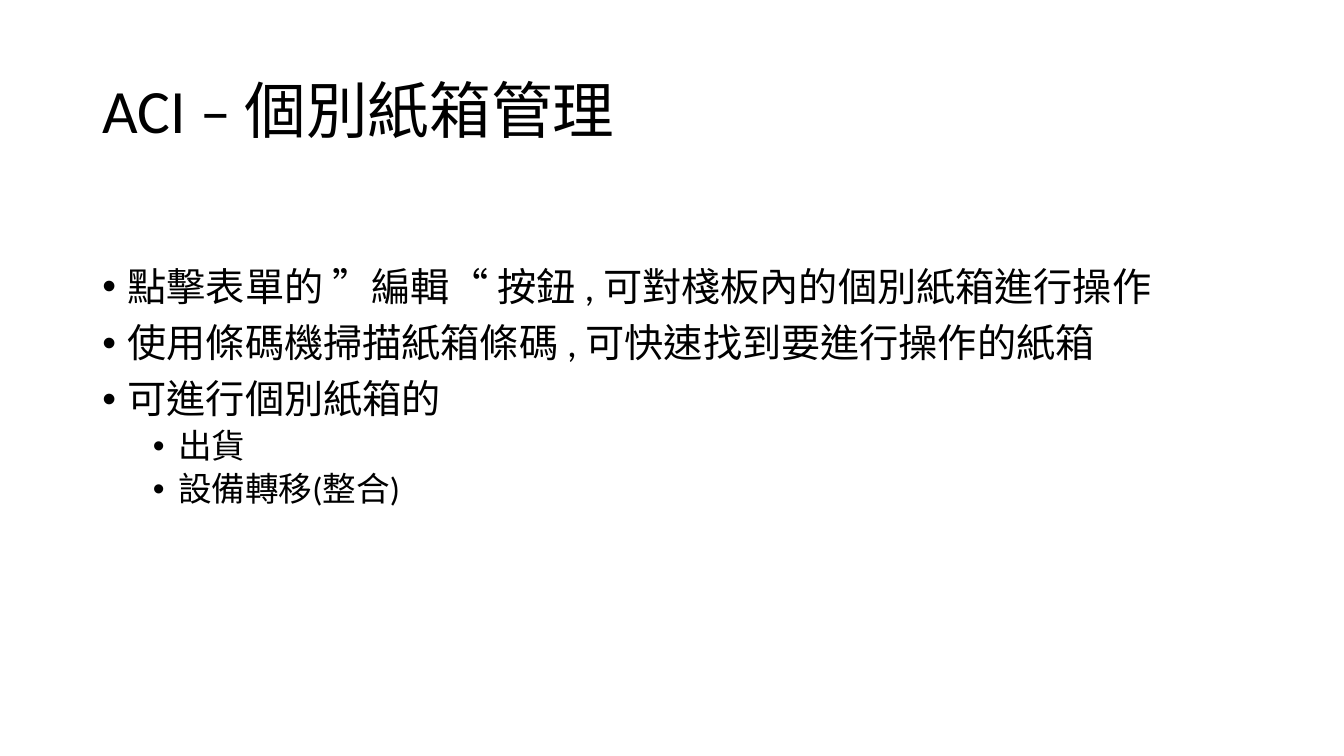
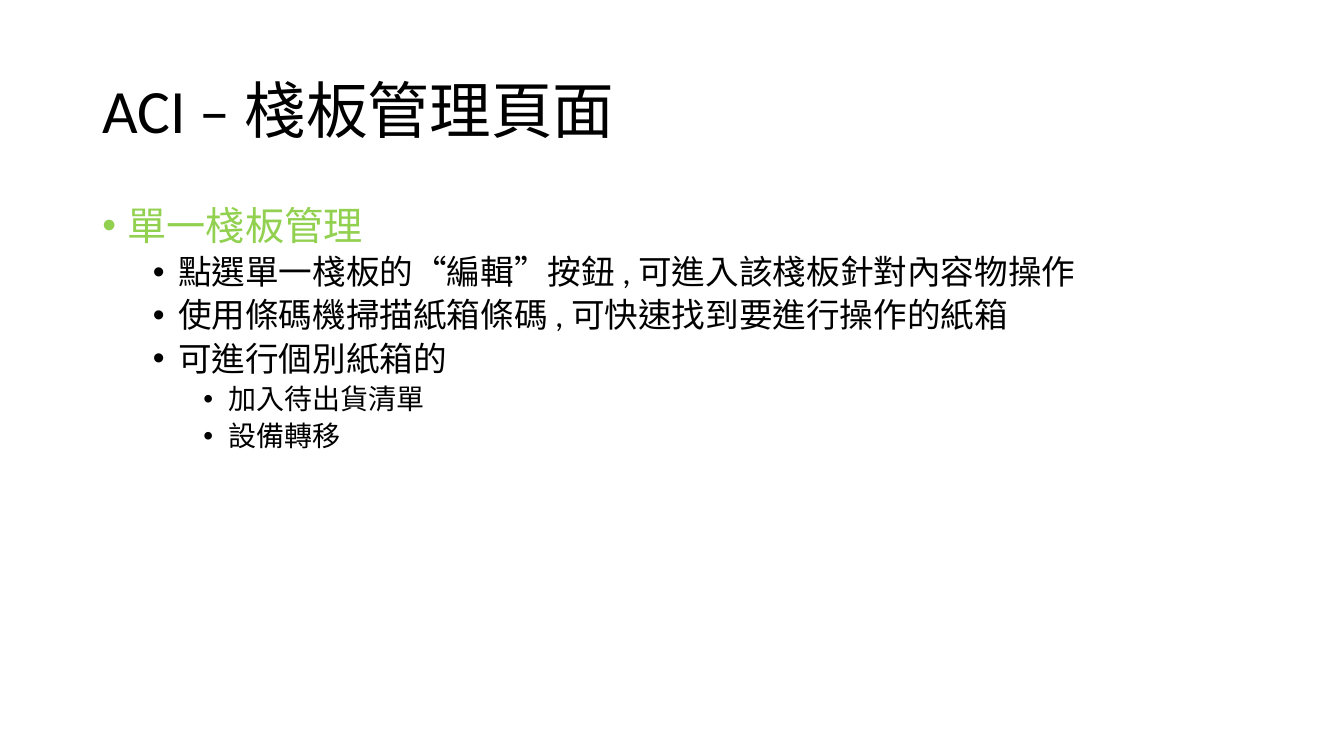
Before and after one commit to CrayHung/twoway-scanner, a slide deck: slide 21 of document/ACI庫存操作.pptx (slide 19 before the commit). Drawn at 1344x756 pixels with LibreOffice and Linux fonts; fonts in the diff are those of the drawing. Boxes give left, top, right and bottom in pixels: in the first picture for what was removed or moved away, otherwise in the second. Text is boxed around its words. In the diff, an @@ line names an element or a change of style, - is before the commit and + after.

```diff
--- a/document/ACI庫存操作.pptx
+++ b/document/ACI庫存操作.pptx
@@ title at bbox=[102, 81, 615, 138]: text changed @@
-ACI – 個別紙箱管理
+ACI – 棧板管理頁面
@@ text at bbox=[128, 207, 1075, 287]: text changed; size 28 to 24 pt @@
-• 點擊表單的 ”編輯“ 按鈕 , 可對棧板內的個別紙箱進行操作
+• 單一棧板管理
+  • 點選單一棧板的“編輯”按鈕 , 可進入該棧板針對內容物操作
@@ text at bbox=[178, 298, 1008, 374]: size 28 to 24 pt in "使用條碼機掃描紙箱條碼 , 可快速找到要進行操作的紙箱", "可進行個別紙箱的"; list level 1 to 2 in "使用條碼機掃描紙箱條碼 , 可快速找到要進行操作的紙箱"; list level 1 to 2 in "可進行個別紙箱的" @@
@@ text at bbox=[228, 385, 424, 449]: text changed; size 24 to 20 pt @@
-  • 出貨
-  • 設備轉移(整合)
+    • 加入待出貨清單
+    • 設備轉移
```
Also in this commit, not shown: 12 other slides changed, 11 slides added, 8 slides removed, 22 other files.
